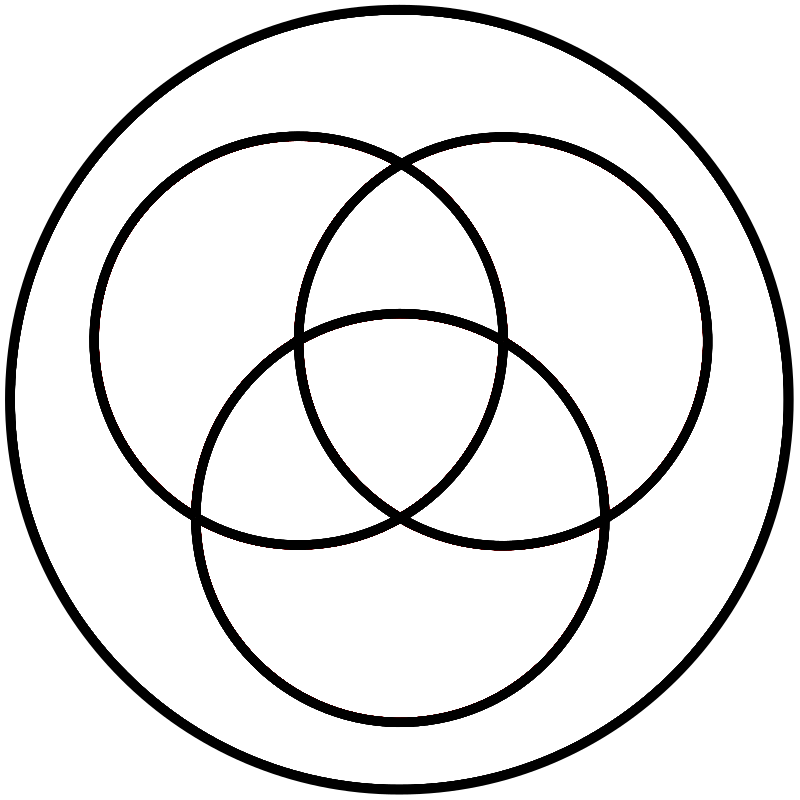
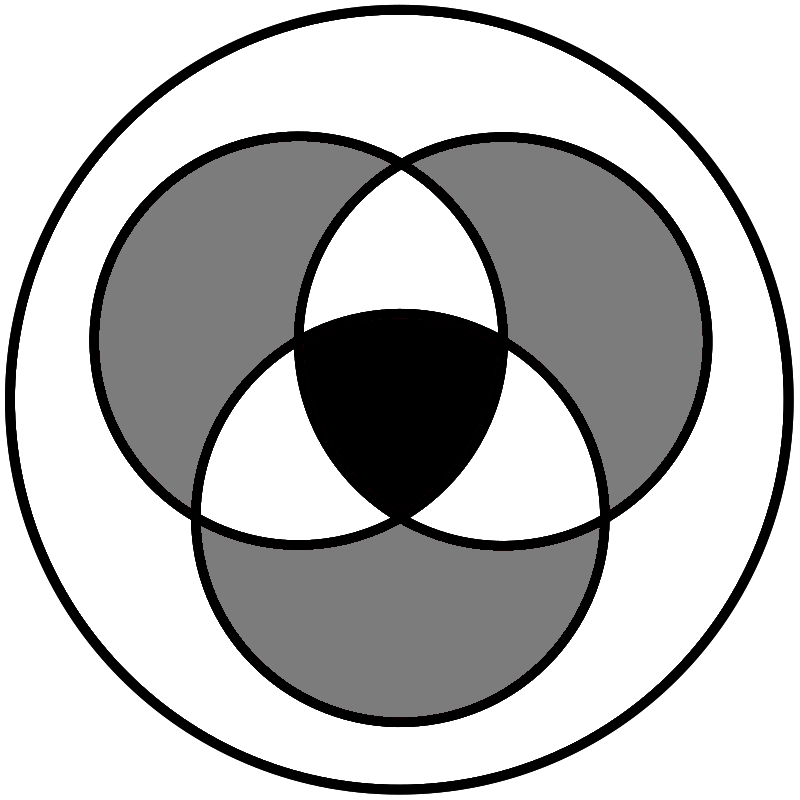
Layers edited between the first and the second 800×800 image:
showed "Venn_0110_1001.svg copy", painted on it over bbox(5, 4, 794, 795)
painted on "Venn_0110_1001.svg" over bbox(99, 141, 702, 509)
